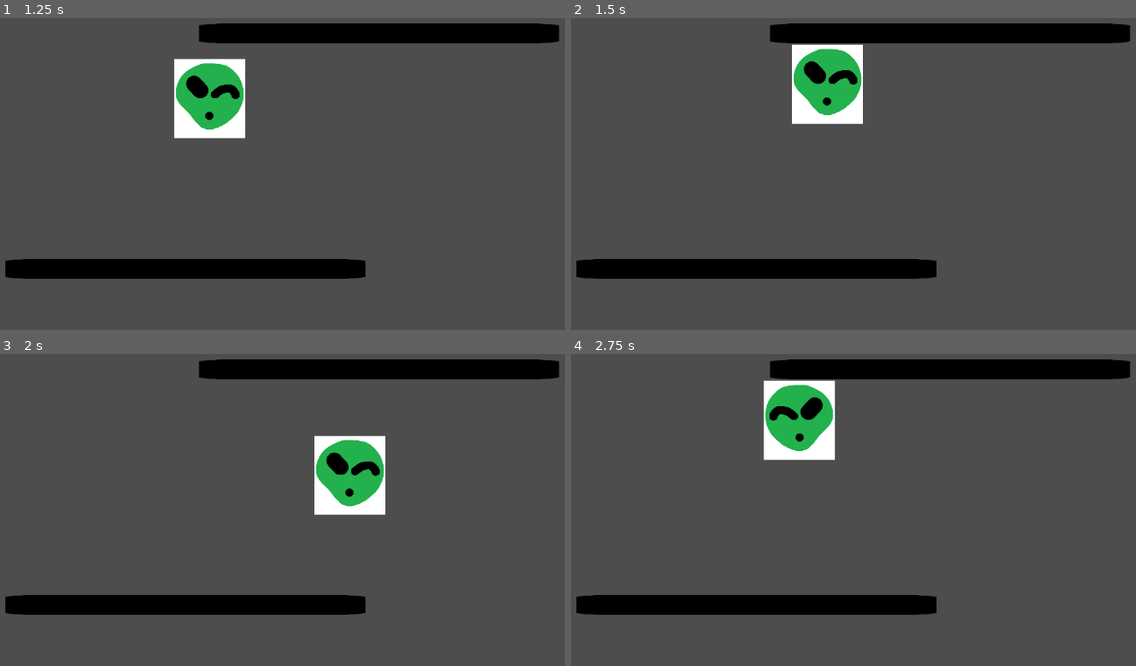
Above: before the commit, frames 1-4 (two rows, left to right).
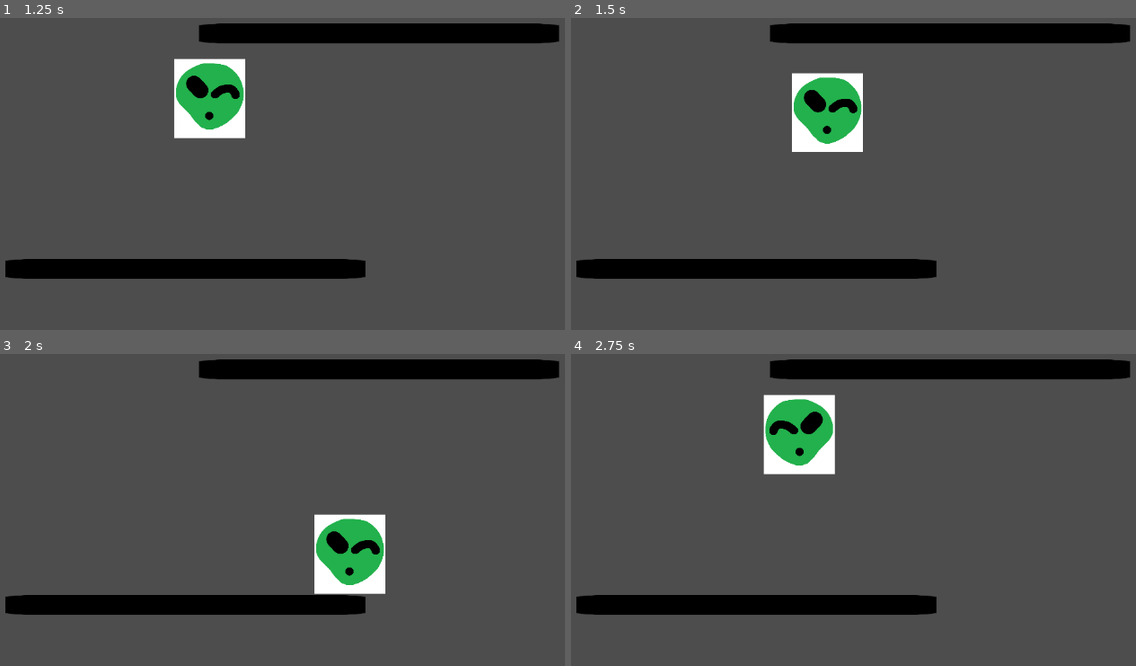
Above: after the commit, the same moments.

Repository: mustard221/GamesNow
Game: Godot game, scene res://Moving.tscn
Same seed, same stepped clock (60 frames per second), same inputs: the game is played once before the commit and once after it. The project has no main scene, so this scene is started directly. The engine's default icon, where the game draws it, is replaced by a stand-in: a white triangle on a blue panel in a dark square.
Inputs:
- Up to frame 1 (1.25 s): hold D (RIGHT) from 0.53 s (still down); tap Q (SWITCH) at 0.6 s; tap Space (JUMP) at 0.77, 0.8, 1.07 s
- Up to frame 2 (1.5 s): keep holding D (RIGHT); tap Space (JUMP) at 1.35 s
- Up to frame 3 (2 s): keep holding D (RIGHT); tap Space (JUMP) at 1.52, 1.82 s; tap Q (SWITCH) at 1.55 s
- Up to frame 4 (2.75 s): release D (RIGHT) at 2.03 s; hold A (LEFT) from 2.03 s (still down); tap Q (SWITCH) at 2.1 s; tap Space (JUMP) at 2.3 s

Frame 1 is identical in both runs. In frame 2, 3.7% of the frame differs, in the area x 39-52%, y 8-43%; in frame 3, 6.4%, in the area x 55-69%, y 26-77%; in frame 4, 2.8%.

Commit message:
GRAVITY FULLY WORKING
you can jump on the CEILING!!!!! im a genius

Diff:
--- a/gamejammovementtest1/Player.gd
+++ b/gamejammovementtest1/Player.gd
@@ -11,22 +11,25 @@
 var grav_dir = GRAV_DIR.DOWN
 
 func _physics_process(delta: float) -> void:
+
 	# Add the gravity.
 	if not is_on_floor():
 		velocity += get_gravity() * delta*grav
+
+	if Input.is_action_just_pressed("SWITCH"):
+			#Changes Gravity
+			grav = -grav
+			match grav_dir:
+				GRAV_DIR.DOWN:
+					up_direction = Vector2.UP
+			velocity += -up_direction * grav
 
 	# Handle jump.
 	if Input.is_action_just_pressed("JUMP") and is_on_floor():
 		velocity.y = JUMP_VELOCITY
 
-	if Input.is_action_just_pressed("SWITCH"):
-		#Changes Gravity
-		grav = -grav
-		match grav_dir:
-			GRAV_DIR.DOWN:
-				up_direction = Vector2.UP
-		velocity += -up_direction * grav
-
+	elif Input.is_action_just_pressed("JUMP") and is_on_ceiling():
+		velocity.y = JUMP_VELOCITY*grav
 
 
 	# Get the input direction and handle the movement/deceleration.
